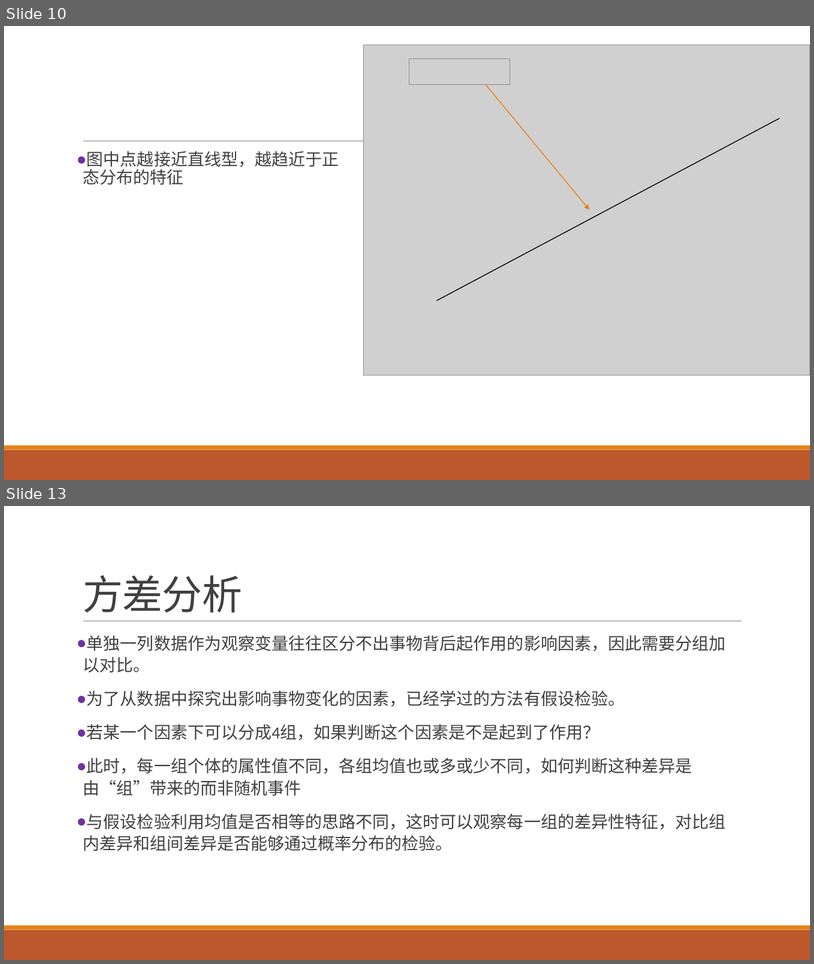
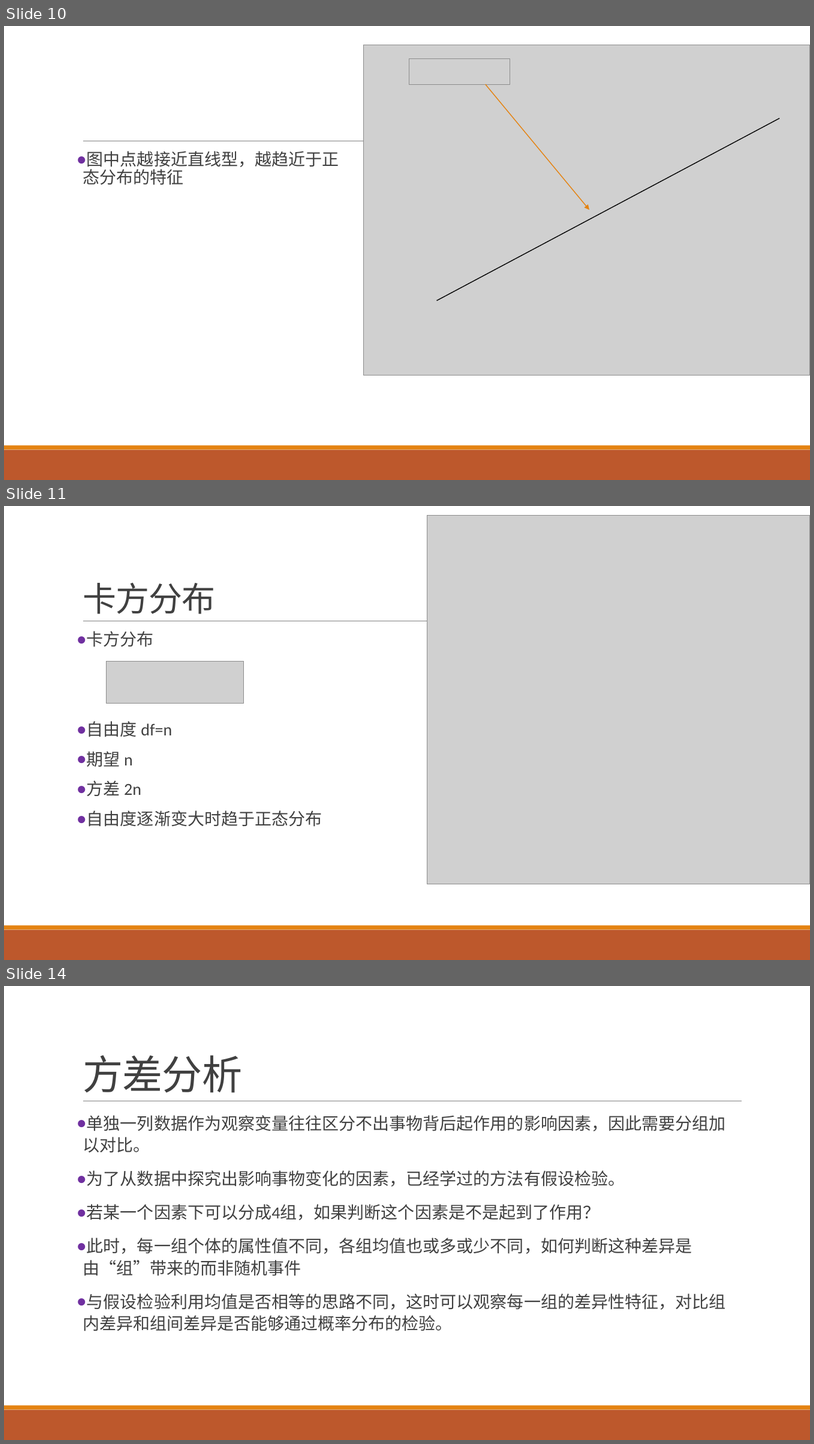
Before and after one commit to exoplanetX/DataAnalytics, a slide deck: 数据分析-4-非参数分析.pptx. Shown one above the other, each under a label of ours: slides 10 and 13 before the commit, slides 10, 11 and 14 after it; the slides between them are not shown. The pictures are 814x964 and 814x1444 pixels, drawn with LibreOffice and Linux fonts; fonts in the diff are those of the drawing; grey boxes stand for pictures. Boxes give left, top, right and bottom in pixels: in the first picture for what was removed or moved away, otherwise in the second. Text is boxed around its words. In the diff, an @@ line names an element or a change of style, - is before the commit and + after.

```diff
--- a/数据分析-4-非参数分析.pptx
+++ b/数据分析-4-非参数分析.pptx
@@ slide 11 added at (4, 506, 810, 960), background #FFFFFF; not listed: 3 template elements that a slide beside it also shows @@
@@ picture added at (428, 515, 810, 883) @@
@@ title added at (83, 583, 216, 614), 40 pt, text #404040 @@
+卡方分布
@@ text added at (87, 631, 323, 826), 20 pt, text #404040 @@
+● 卡方分布
+● 自由度 df=n
+● 期望 n
+● 方差 2n
+● 自由度逐渐变大时趋于正态分布
@@ picture added at (106, 661, 244, 703) @@
@@ what was slide 13 is now slide 14 @@
```
Also in this commit, not shown: 5 slides changed.
